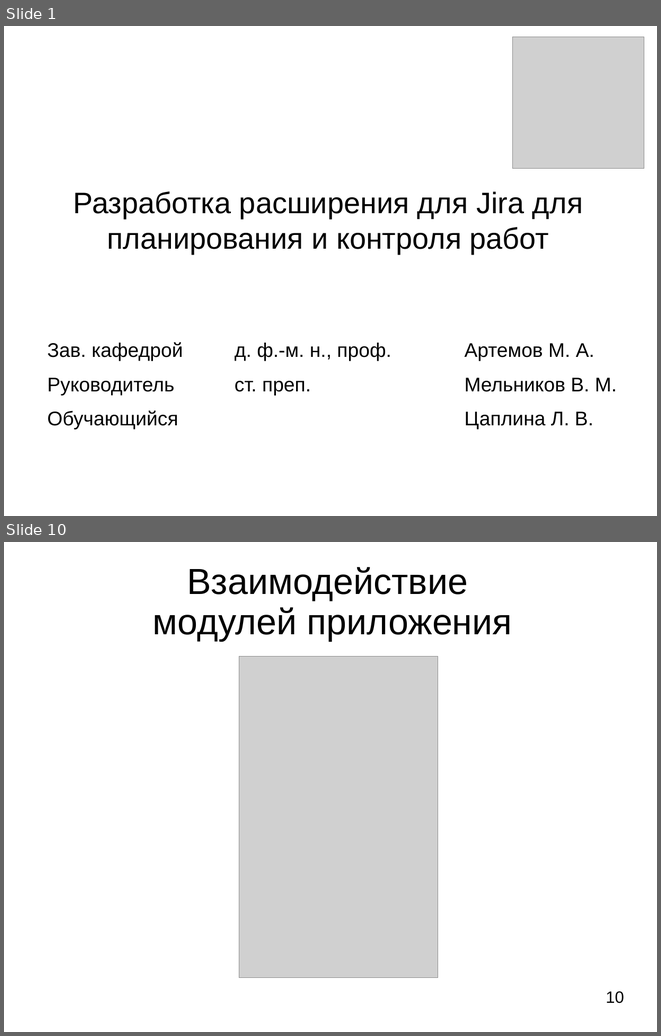
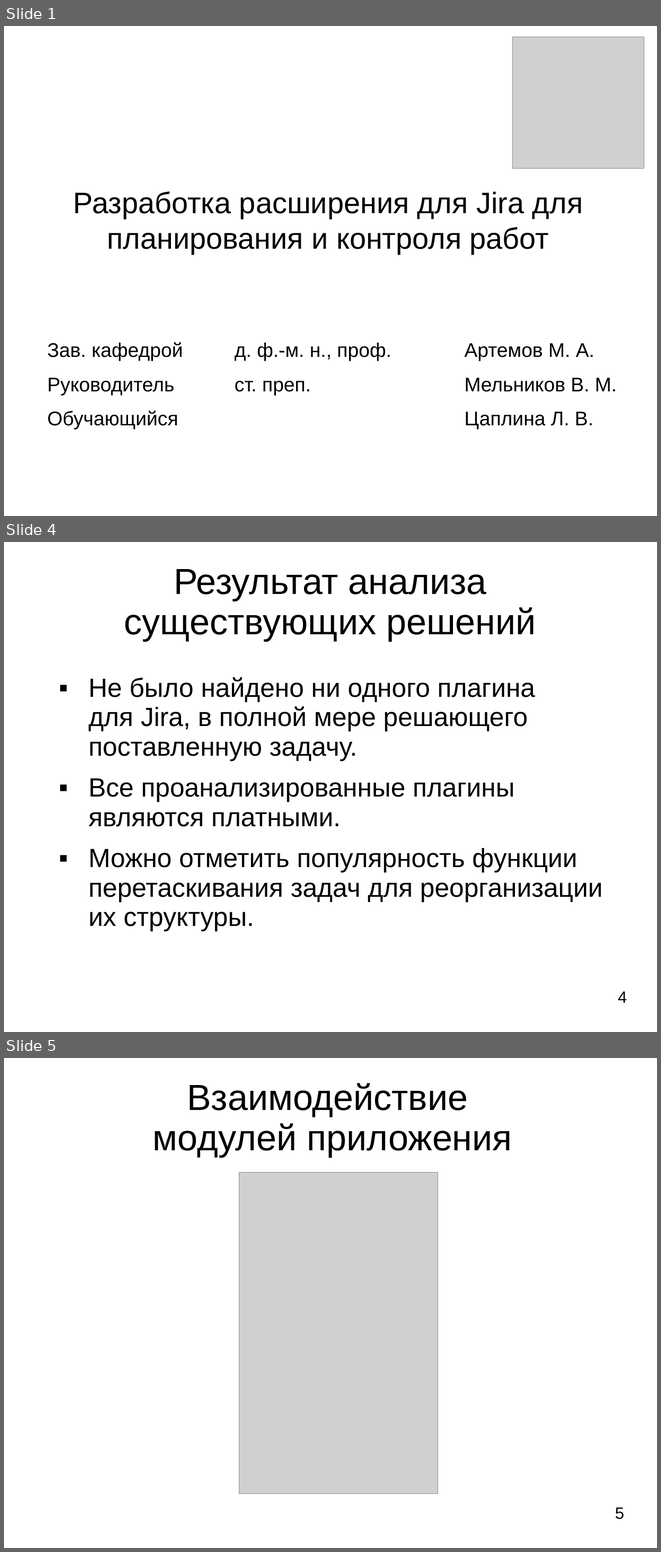
Before and after one commit to LilyTs/Diplom, a slide deck: Цаплина_(Дипломная).ppt. Shown one above the other, each under a label of ours: slides 1 and 10 before the commit, slides 1, 4 and 5 after it; the slides between them are not shown. The pictures are 661x1036 and 661x1552 pixels, drawn with LibreOffice and Linux fonts; fonts in the diff are those of the drawing; grey boxes stand for pictures. Boxes give left, top, right and bottom in pixels: in the first picture for what was removed or moved away, otherwise in the second. Text is boxed around its words. In the diff, an @@ line names an element or a change of style, - is before the commit and + after.

```diff
--- a/Цаплина_(Дипломная).ppt
+++ b/Цаплина_(Дипломная).ppt
@@ slide 4 added at (4, 542, 657, 1032), background #FFFFFF @@
@@ title added at (124, 569, 536, 641), 44 pt, text #000000 @@
+Результат анализа
+существующих решений
@@ text added at (88, 677, 603, 931), 32 pt, text #000000 @@
+▪ Не было найдено ни одного плагина
+  для Jira, в полной мере решающего поставленную задачу.
+▪ Все проанализированные плагины являются платными.
+▪ Можно отметить популярность функции перетаскивания задач для реорганизации их структуры.
@@ page number added at (618, 991, 627, 1003), 20 pt, text #000000 @@
+4
@@ what was slide 10 is now slide 5 @@
@@ page number at (615, 1507, 624, 1519): text changed @@
-10
+5
```
Also in this commit, not shown: 5 slides changed, 3 other slides added, 14 slides removed, 4 other files.
